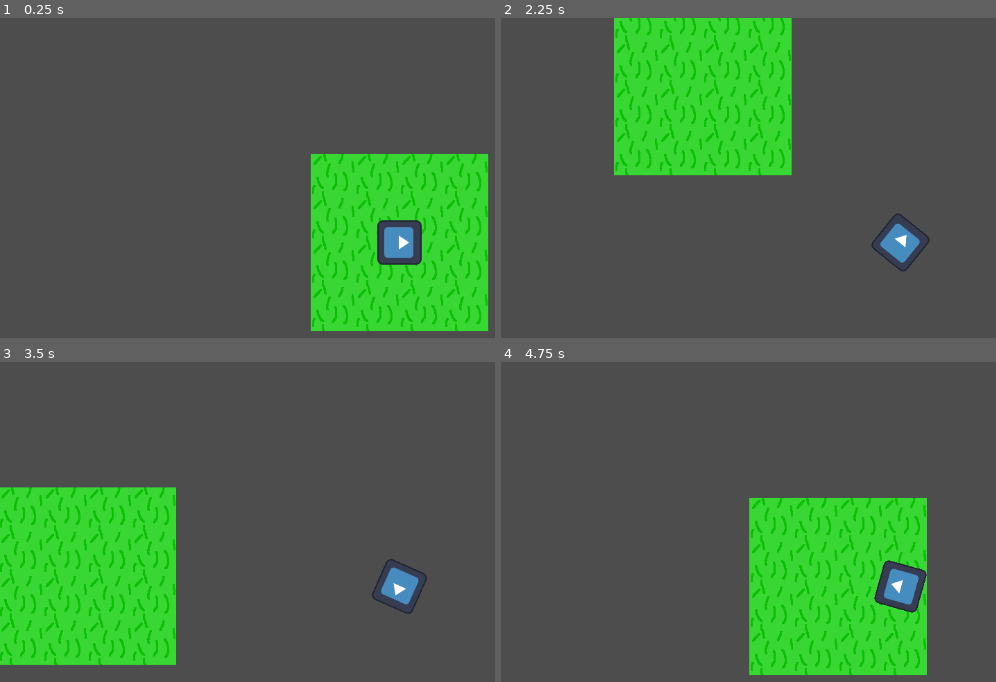
Above: before the commit, frames 1-4 (two rows, left to right).
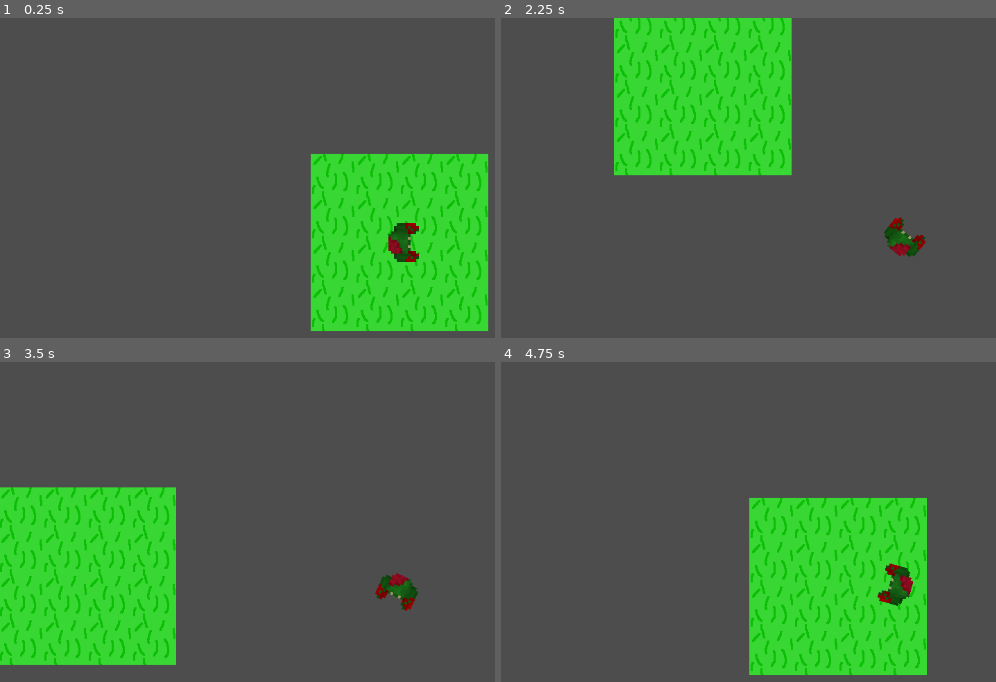
Above: after the commit, the same moments.

Repository: MCT32/ZombieShooter
Game: Godot game, scene res://levels/test.tscn
Same seed, same stepped clock (60 frames per second), same inputs: the game is played once before the commit and once after it. The engine's default icon, where the game draws it, is replaced by a stand-in: a white triangle on a blue panel in a dark square.
Inputs (mouse positions are in pixels of both pictures, inside the frame that each line leads up to):
- Up to frame 1 (0.25 s): no input
- Up to frame 2 (2.25 s): tap Enter at 0.5 s; move the mouse to (outside the picture) at 0.52 s; hold D (move_right) 0.53-1.28 s; move the mouse to (738, 264) at 1.27 s; hold S (move_down) 1.28-2.03 s; move the mouse to (981, 142) at 2.02 s; hold D (move_right) from 2.03 s (still down)
- Up to frame 3 (3.5 s): move the mouse to (361, 675) at 2.77 s; release D (move_right) at 2.78 s; hold W (move_up) from 2.78 s (still down)
- Up to frame 4 (4.75 s): move the mouse to (outside the picture) at 3.52 s; release W (move_up) at 3.53 s; hold A (move_left) from 3.53 s (still down); move the mouse to (659, 518) at 4.27 s

The runs differ from the first frame. In frame 1, 1.3% of the frame differs, in the area x 76-86%, y 63-78%; in frame 2, 0.9%; in frame 3, 0.9%; in frame 4, 1.3%.

Commit message:
added zombie sprite

Diff:
--- a/godot/prefabs/player.tscn
+++ b/godot/prefabs/player.tscn
@@ -1,7 +1,7 @@
 [gd_scene load_steps=4 format=3 uid="uid://d22rk84d0syhy"]
 
-[ext_resource type="Texture2D" uid="uid://bkgi3iwsr5ulj" path="res://icon.svg" id="1_1kxrv"]
 [ext_resource type="Script" path="res://prefabs/player.gd" id="1_wxc6s"]
+[ext_resource type="Texture2D" uid="uid://dwrfxi6nr3okp" path="res://assets/zombie.png" id="2_hrjnq"]
 
 [sub_resource type="RectangleShape2D" id="RectangleShape2D_mht1g"]
 size = Vector2(64, 64)
@@ -10,8 +10,9 @@
 script = ExtResource("1_wxc6s")
 
 [node name="Sprite2D" type="Sprite2D" parent="."]
-scale = Vector2(0.5, 0.5)
-texture = ExtResource("1_1kxrv")
+texture_filter = 1
+scale = Vector2(4, 4)
+texture = ExtResource("2_hrjnq")
 
 [node name="CollisionShape2D" type="CollisionShape2D" parent="."]
 shape = SubResource("RectangleShape2D_mht1g")
Binary file added: godot/assets/zombie.png
Not shown, added: godot/assets/zombie.png.import
Not shown, added: assets/zombie.xcf
